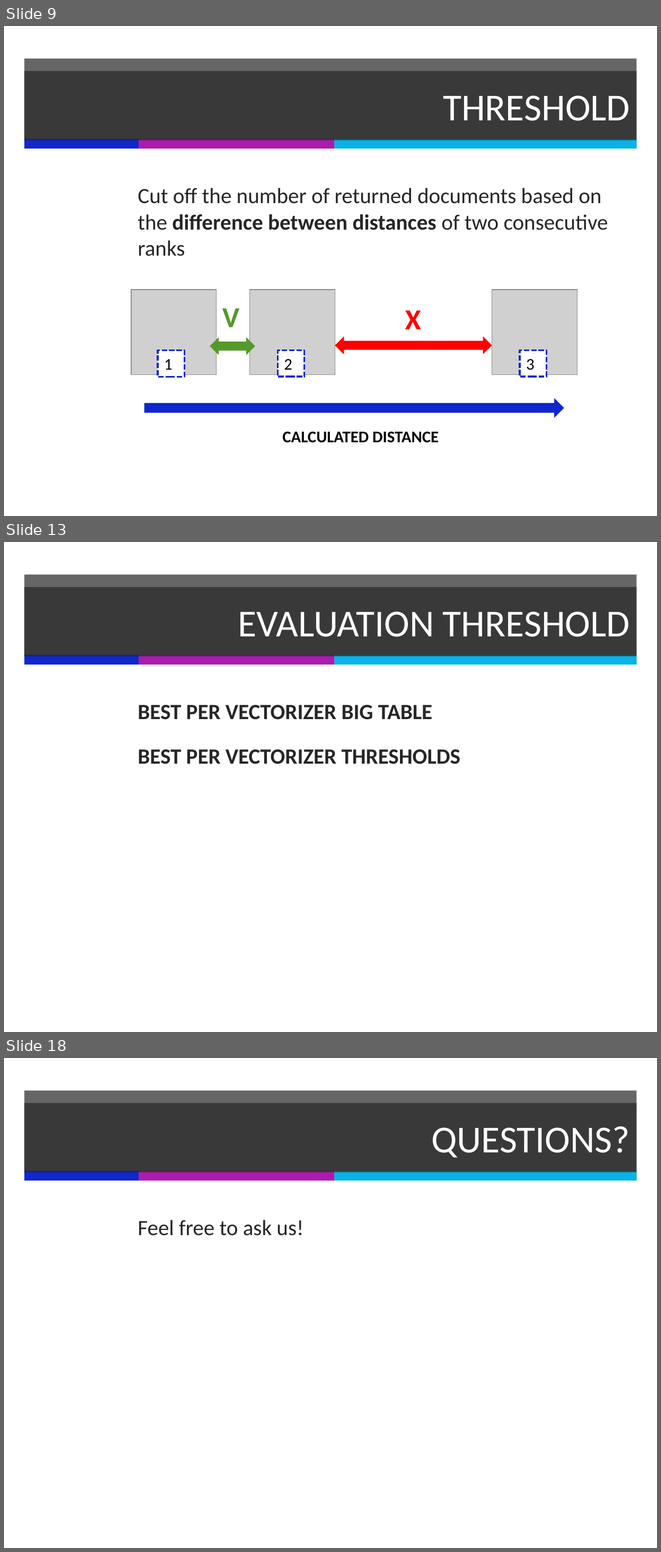
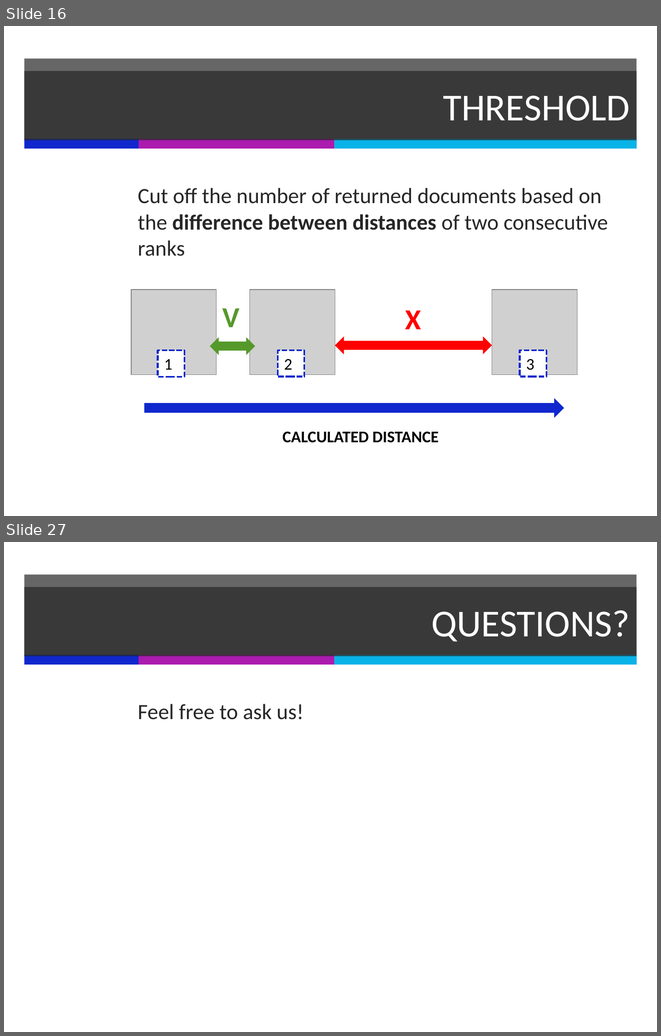
Before and after one commit to PerceptumNL/TweedejaarsProject, a slide deck: doc/finalpresentation.pptx. Shown one above the other, each under a label of ours: slides 9, 13 and 18 before the commit, slides 16 and 27 after it; the slides between them are not shown. The pictures are 661x1552 and 661x1036 pixels, drawn with LibreOffice and Linux fonts; fonts in the diff are those of the drawing; grey boxes stand for pictures. Boxes give left, top, right and bottom in pixels: in the first picture for what was removed or moved away, otherwise in the second. Text is boxed around its words. In the diff, an @@ line names an element or a change of style, - is before the commit and + after.

```diff
--- a/doc/finalpresentation.pptx
+++ b/doc/finalpresentation.pptx
@@ slide 13 removed at box(4, 542, 657, 1032), background #FFFFFF; not listed: 4 template elements that a slide beside it also shows @@
@@ title removed at box(24, 587, 637, 656) @@
-EVALUATION THRESHOLD
@@ text removed at box(138, 705, 461, 764) @@
-BEST PER VECTORIZER BIG TABLE
-BEST PER VECTORIZER THRESHOLDS
@@ what was slide 9 is now slide 16 @@
@@ what was slide 18 is now slide 27 @@
```
Also in this commit, not shown: 3 slides changed, 14 slides added, 4 other slides removed, 1 other file.
